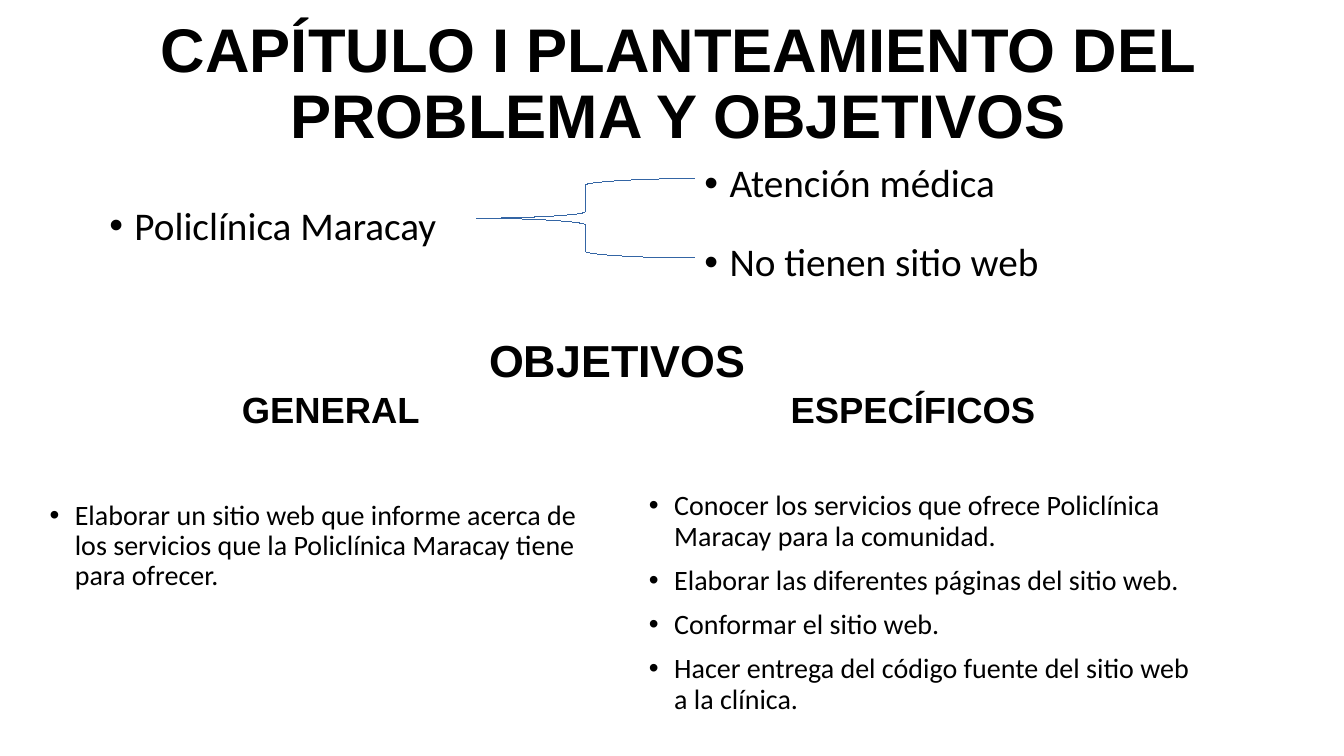
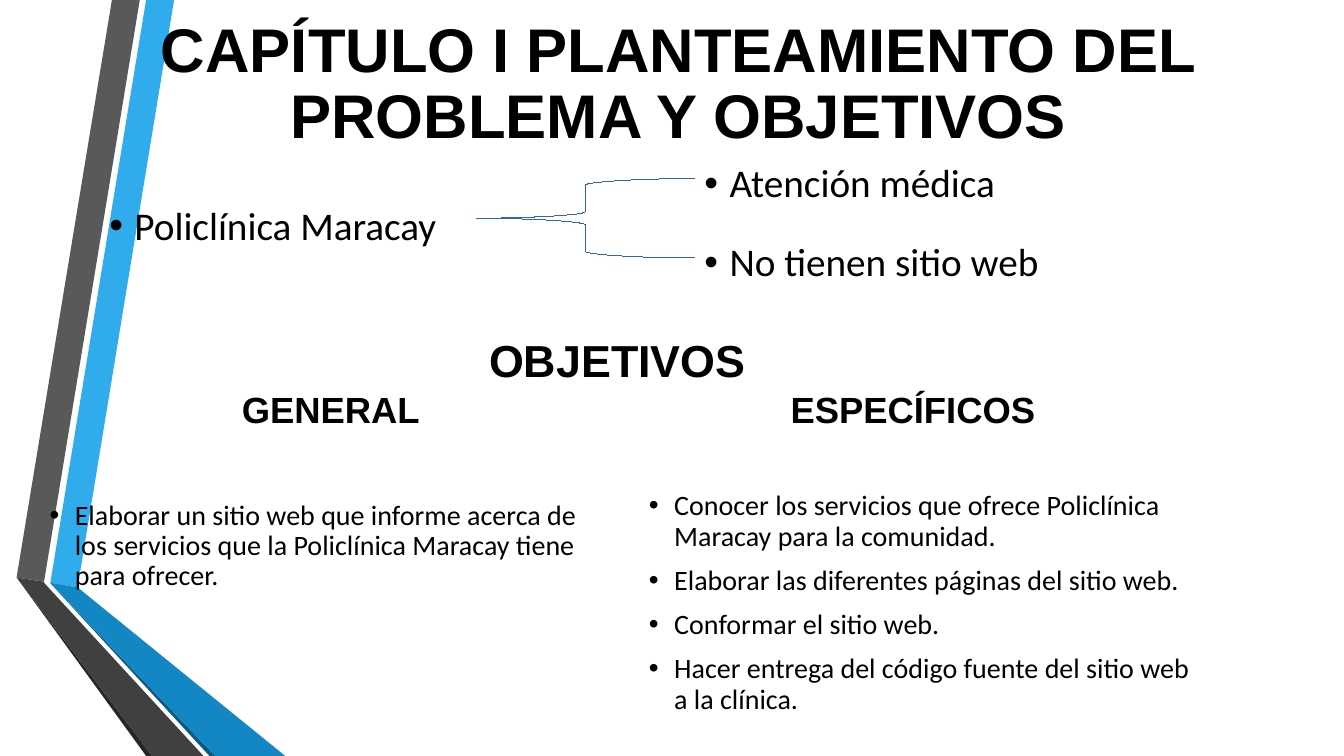
Before and after one commit to Aj4Mc/Pasantia, a slide deck: slide 2 of Presentacion servicio comunitario.pptm. Drawn at 1344x756 pixels with LibreOffice and Linux fonts; fonts in the diff are those of the drawing; background and template pictures are left out. Boxes give left, top, right and bottom in pixels: in the first picture for what was removed or moved away, otherwise in the second. Text is boxed around its words. In the diff, an @@ line names an element or a change of style, - is before the commit and + after.

```diff
--- a/Presentacion servicio comunitario.pptm
+++ b/Presentacion servicio comunitario.pptm
@@ text "Policlínica Maracay" at <box>134,207,436,247</box>: more space between paragraphs @@
@@ group added at <box>16,0,285,756</box>: 6 freeform shapes @@
```
Also in this commit, not shown: 13 other slides changed.
